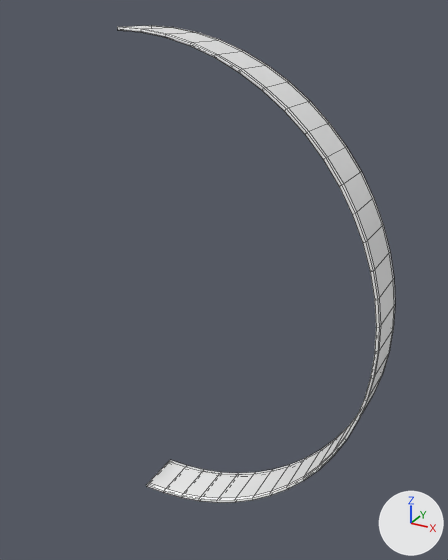
Before and after pictures for a commit that changed the FBX model Assets/Meshes/Notes/NormalNote/NormalNote08.fbx.
The view is the same before and after, from a camera (50 mm lens) standing at (1.41, -1.91, 1.05) and looking at (0.36, -0.02, 0.1). Every picture has the same lights, and +X, +Y and +Z are marked at lower right. Mesh edges are drawn as thin lines.

The first picture shows 'NormalNote08'.
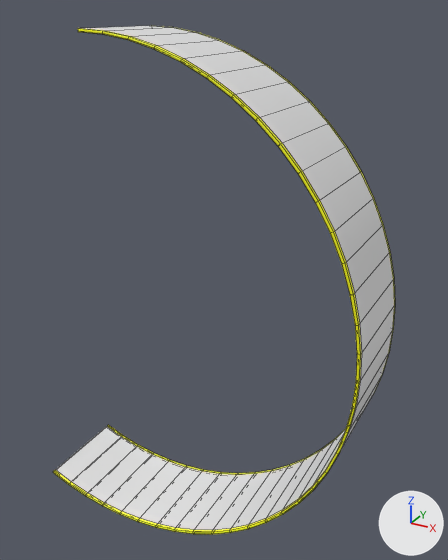
The newer file is also turned or shifted as a whole; pictures and numbers use the older file's frame.

Changed parts and their boxes (x1, y1, x2, y2) in the pictures (448 x 560 px):
'NormalNote08', reshaped (23% wider, 6% taller): before (117, 25, 395, 503); after (53, 25, 395, 534)
part 1 of me_cylinder_010, built on: before (117, 27, 380, 503); after (53, 28, 362, 534)
part 2 of me_cylinder_010, recoloured: before (126, 26, 394, 498); after (82, 26, 394, 530)
part 3 of me_cylinder_010, recoloured (white to yellow): (151, 25, 395, 475) in both

What the commit changed:
Material 'Mat_tmp0' (mat_mat_tmp0) is new.
Its base color is (0.8, 0.8, 0.8) (white #e7e7e7).
Material 'Mat_tmp1' (mat_mat_tmp1) is new.
Its base color is (1.0, 1.0, 0.0) (yellow #ffff00).
me_cylinder_010 is used by ob_normalnote08; location (0.0, 0.0, 0.0).
me_cylinder_010 had 264 vertices, 262 faces and spanned x 0.0..0.99, y -0.1..0.1, z -0.99..0.99.
me_cylinder_010 now has 296 vertices, 294 faces and spans x -0.38..0.99, y -0.3..0.1, z -0.99..0.99.
Part 1, on me_cylinder_010:
2 vertices are removed from x 0.0, y -0.1, z -0.99..-0.98.
6 faces are deleted.
66 vertices in x 0.0..0.99, y -0.08, z -0.99..0.99 move by (0.0, -0.21, 0.0).
64 vertices in x 0.0..0.99, y -0.1, z -0.99..0.99 move by (0.0, -0.2, 0.0).
20 vertices are added at x -0.38..-0.1, y -0.3..0.1, z -0.99..-0.91.
8 new vertices lie (-0.1, 0.0, 0.0) away from vertices in x 0.0..0.1, y -0.1..0.1, z -0.99..-0.98.
6 new vertices lie (-0.09, 0.0, 0.02) away from vertices in x -0.1, y -0.29..0.1, z -0.99..-0.98.
29 new faces join them, mat_mat_tmp1 (yellow #ffff00).
9 new faces join them, mat_mat_tmp0 (white #e7e7e7).
me_cylinder_010 part 2: 65 faces spanning x 0.0..0.99, y -0.29..0.09, z -0.99..0.99 switch from mat_mat_normalnote (white #ffffff) to mat_mat_tmp0 (white #e7e7e7).
me_cylinder_010 part 3: 191 faces spanning x 0.0..0.99, y -0.3..0.1, z -0.99..0.99 switch from mat_mat_normalnoteedge (white #ffffff) to mat_mat_tmp1 (yellow #ffff00).
